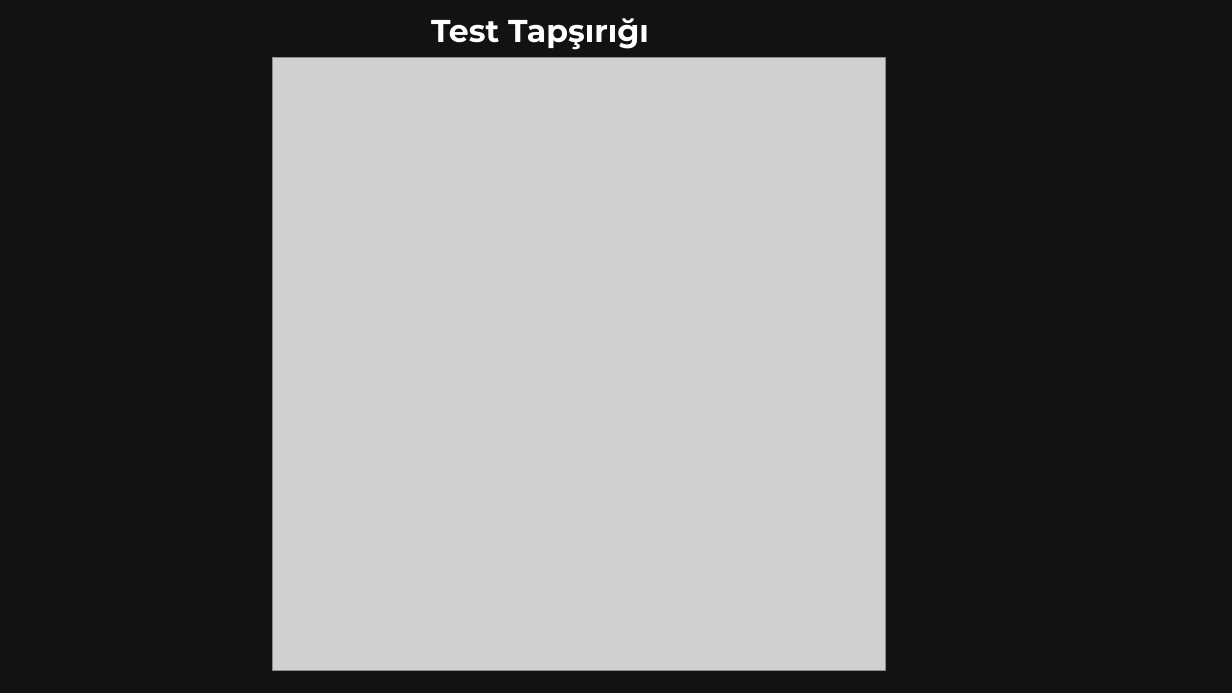
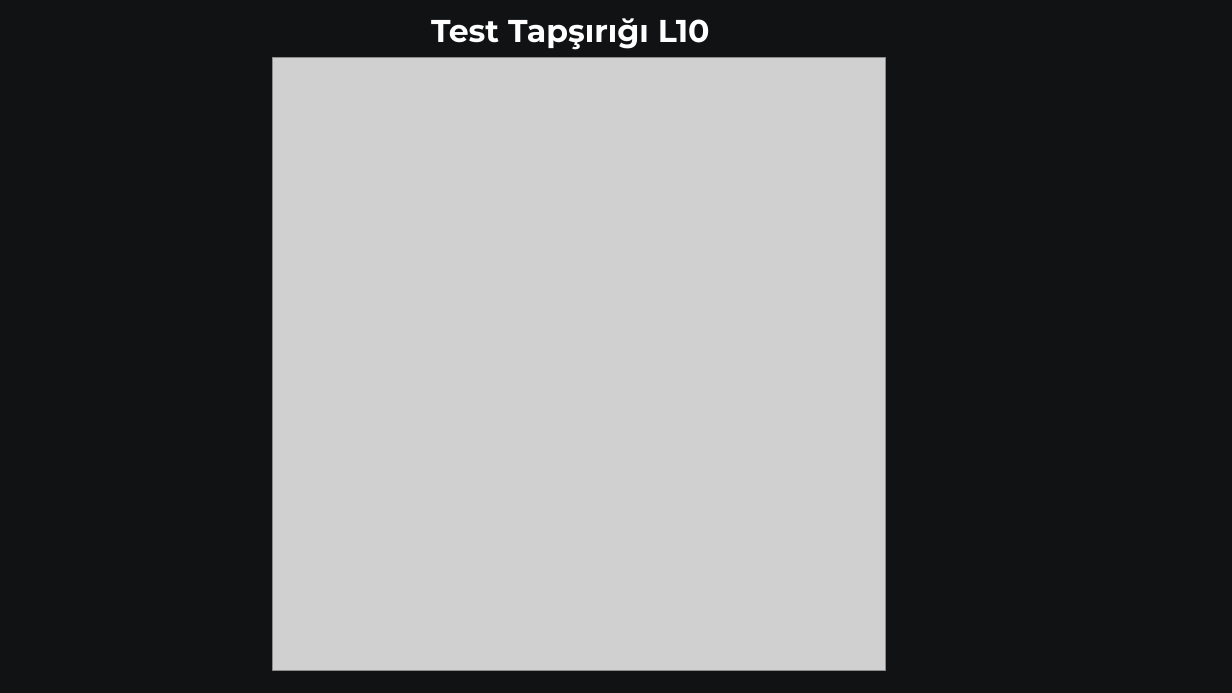
Before and after one commit to oiskenderov/ai-management-course, a slide deck: slide 12 of Seperated/Presentations/L10-Detail-Insan-Resurslarinin-Idare-Edilmesi-ve-Suni-Intellekt-Innovasiyasi.pptx. Drawn at 1232x693 pixels with LibreOffice and Linux fonts; fonts in the diff are those of the drawing; grey boxes stand for pictures. Boxes give left, top, right and bottom in pixels: in the first picture for what was removed or moved away, otherwise in the second. Text is boxed around its words. In the diff, an @@ line names an element or a change of style, - is before the commit and + after.

```diff
--- a/Seperated/Presentations/L10-Detail-Insan-Resurslarinin-Idare-Edilmesi-ve-Suni-Intellekt-Innovasiyasi.pptx
+++ b/Seperated/Presentations/L10-Detail-Insan-Resurslarinin-Idare-Edilmesi-ve-Suni-Intellekt-Innovasiyasi.pptx
@@ text "Test Tapşırığı L10" rewrapped from [431,18,649,58] to [431,18,710,50] @@
```
Also in this commit, not shown: 2 other slides changed, 7 other files.
